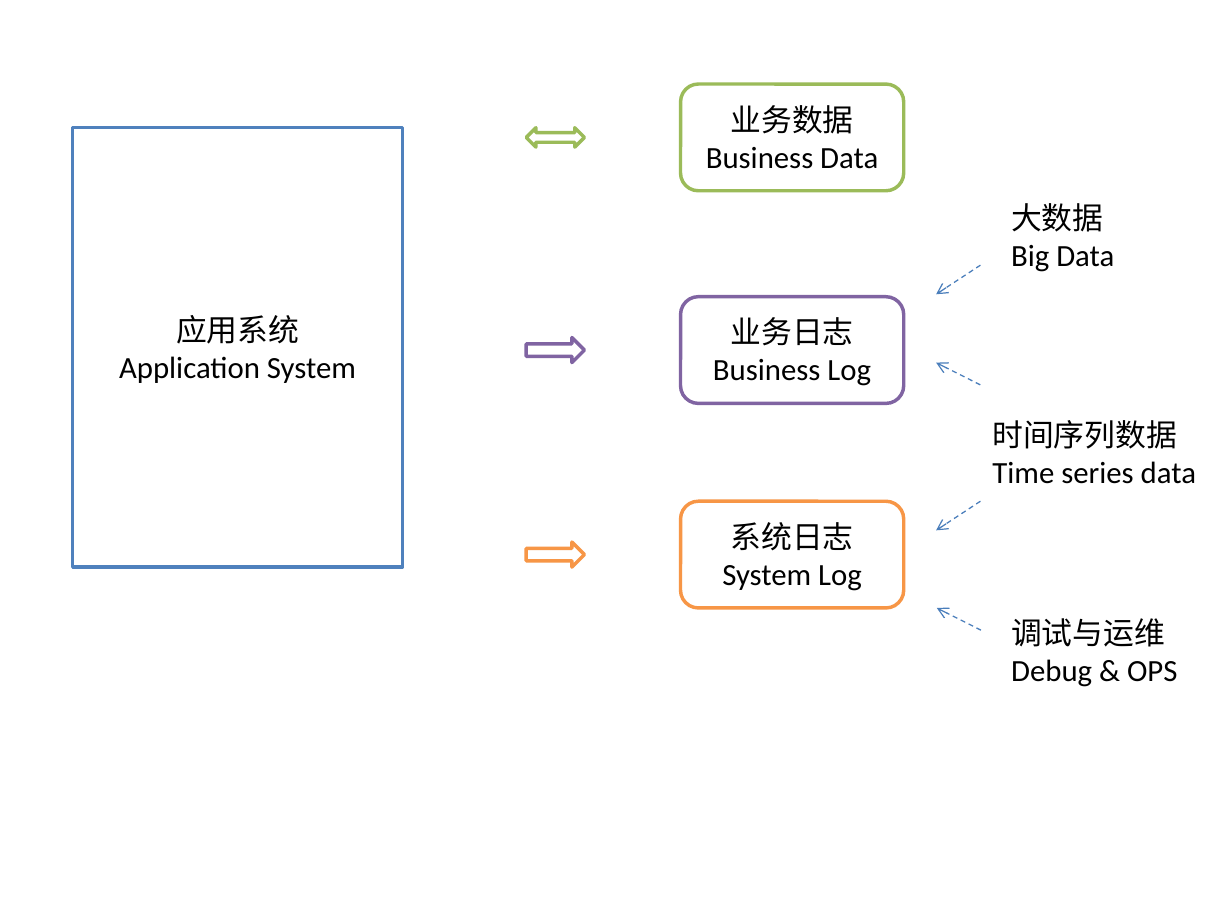
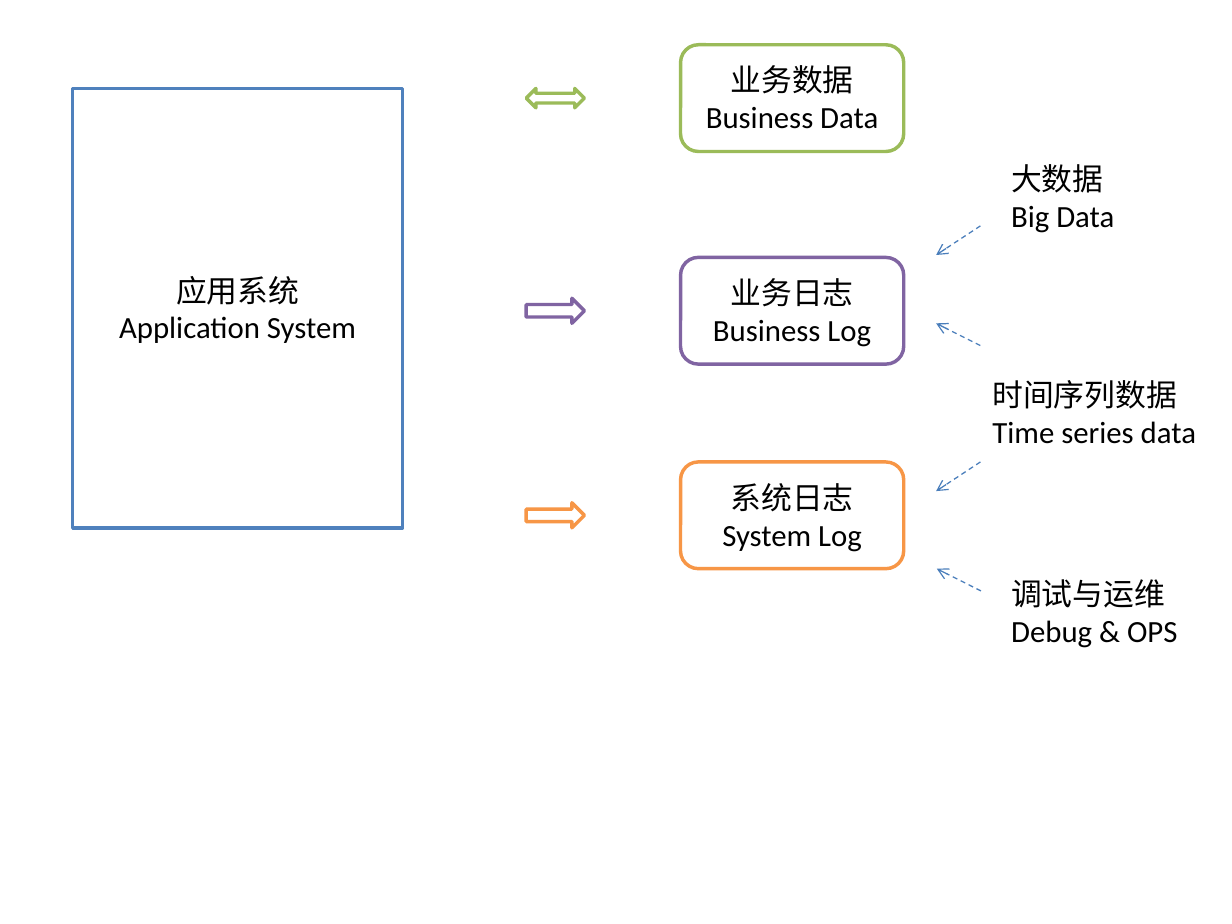
Before and after one commit to gatement/gitpitch_graylog, a slide deck: slide 1 of assets/images/images.pptx. Drawn at 1232x924 pixels with LibreOffice and Linux fonts; fonts in the diff are those of the drawing. Boxes give left, top, right and bottom in pixels: in the first picture for what was removed or moved away, otherwise in the second. Text is boxed around its words. In the diff, an @@ line names an element or a change of style, - is before the commit and + after.

```diff
--- a/assets/images/images.pptx
+++ b/assets/images/images.pptx
@@ 4 arrows, 3 texts, 3 rounded rectangles, 2 right arrows, 1 rectangle, 1 left right arrow: place and size @@
-4 arrows, 3 texts, 3 rounded rectangles, 2 right arrows, 1 rectangle, 1 left right arrow at <box>73,84,1196,687</box>
+4 arrows, 3 texts, 3 rounded rectangles, 2 right arrows, 1 rectangle, 1 left right arrow at <box>73,44,1196,648</box>
```
Also in this commit, not shown: 2 other slides changed, 4 other files.
